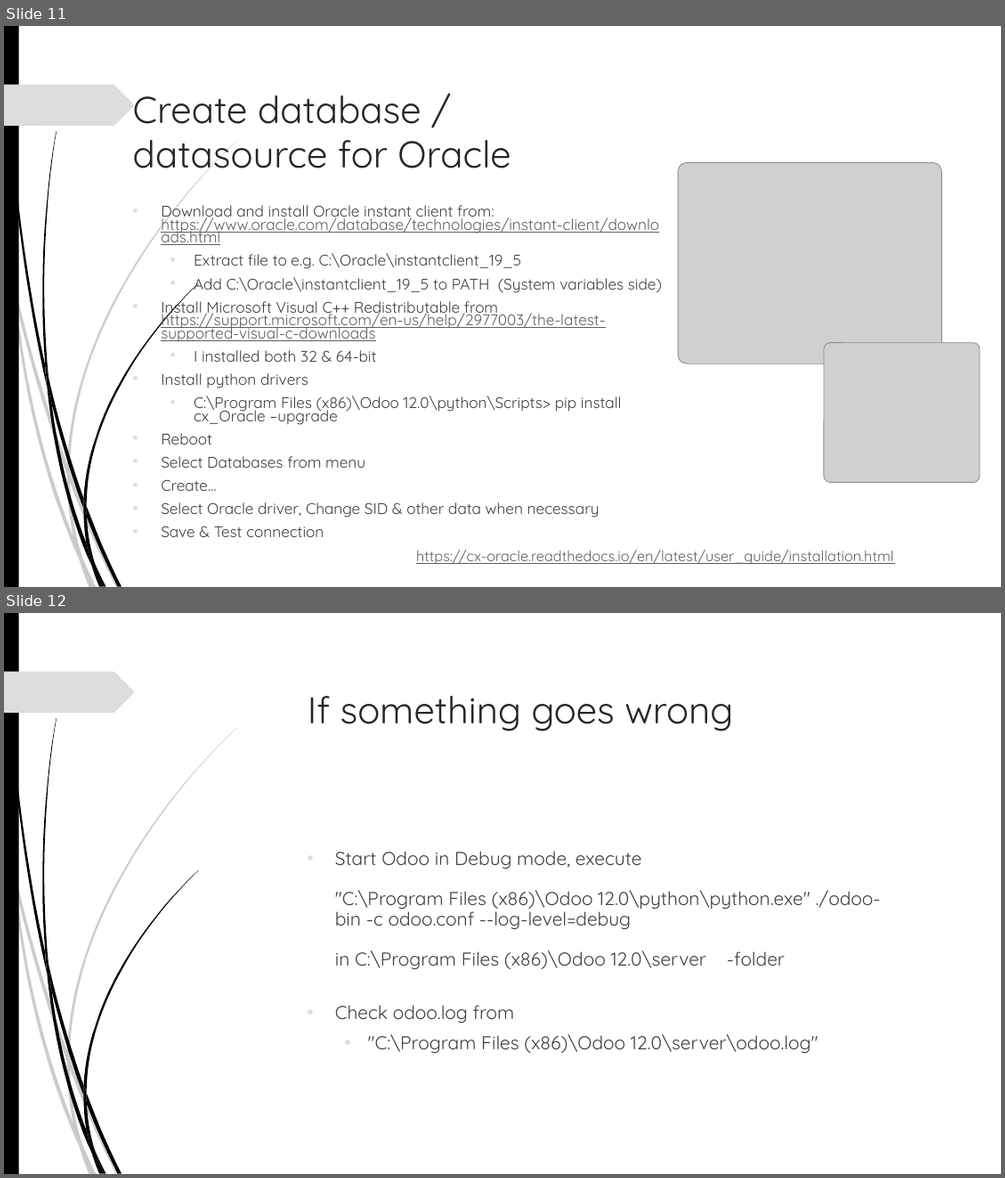
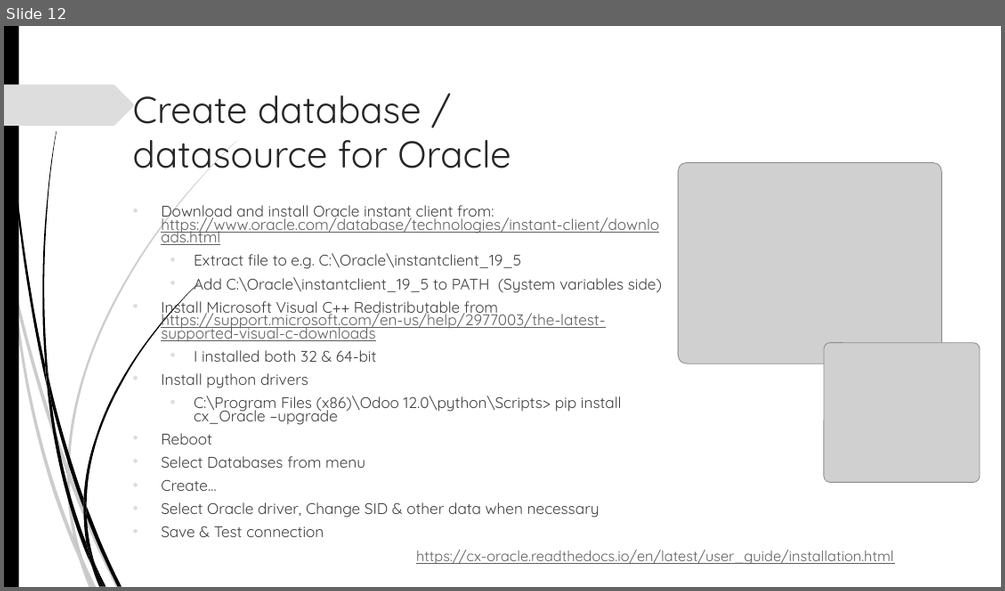
Before and after one commit to akarki58/rocker_app, a slide deck: rocker_app/static/description/Rocker_install.pptx. Shown one above the other, each under a label of ours: slides 11 and 12 before the commit, slide 12 after it. The pictures are 1005x1178 and 1005x591 pixels, drawn with LibreOffice and Linux fonts; fonts in the diff are those of the drawing; grey boxes stand for pictures; background and template pictures are left out. Boxes give left, top, right and bottom in pixels: in the first picture for what was removed or moved away, otherwise in the second. Text is boxed around its words. In the diff, an @@ line names an element or a change of style, - is before the commit and + after.

```diff
--- a/rocker_app/static/description/Rocker_install.pptx
+++ b/rocker_app/static/description/Rocker_install.pptx
@@ slide 12 removed at bbox=[4, 613, 1001, 1174], background picture (left out); not listed: 24 template elements that a slide beside it also shows @@
@@ title removed at bbox=[307, 696, 733, 731] @@
-If something goes wrong
@@ text removed at bbox=[335, 851, 881, 1053] @@
-• Start Odoo in Debug mode, execute
-  "C:\Program Files (x86)\Odoo 12.0\python\python.exe" ./odoo-bin -c odoo.conf --log-level=debug
-  in C:\Program Files (x86)\Odoo 12.0\server -folder
-• Check odoo.log from
-  • "C:\Program Files (x86)\Odoo 12.0\server\odoo.log"
@@ what was slide 11 is now slide 12 @@
```
Also in this commit, not shown: 5 slides changed, 1 slide added, 1 other file.
